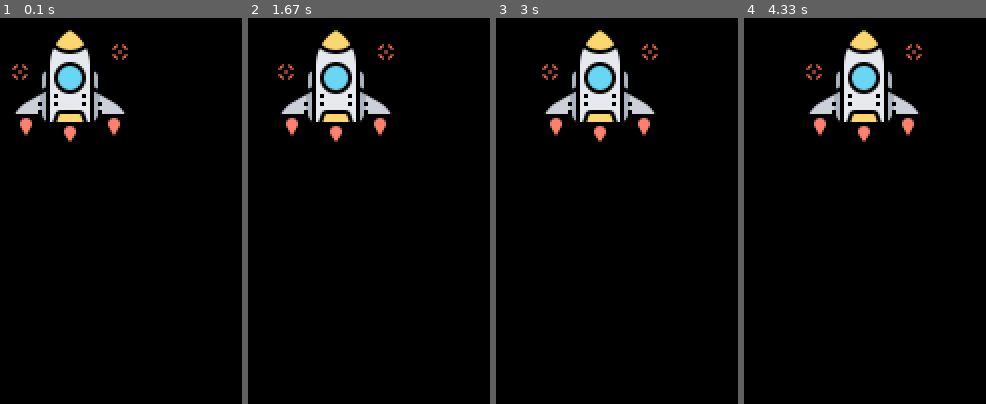
Above: before the commit, frames 1-4 (left to right).
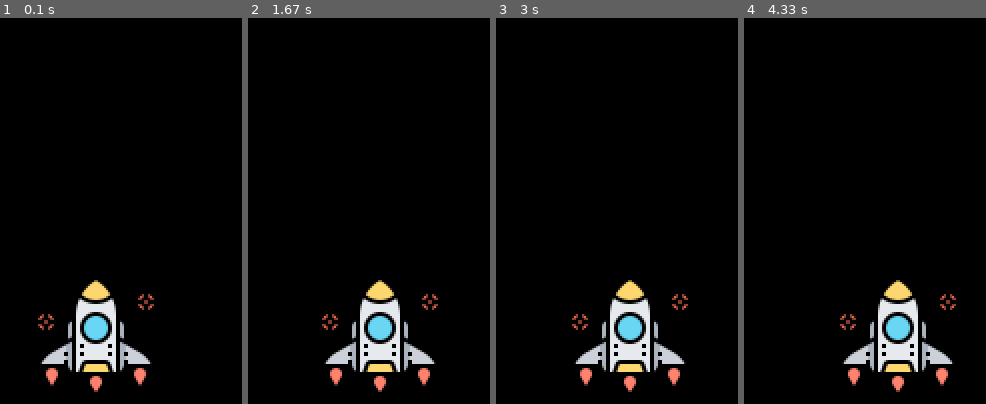
Above: after the commit, the same moments.

Repository: stephenh67/pygame_programs
Game: pygame game, started from space_invaders/si.py
The game is run twice, just before and just after one commit, with the same random seed, the same clock (stepped at 60 frames per second) and the same inputs.
Inputs:
- Up to frame 1 (0.1 s): no input
- Up to frame 2 (1.67 s): hold Right 0.33-0.8 s; hold Right 0.83-1.3 s; hold Left from 1.33 s (still down)
- Up to frame 3 (3 s): release Left at 1.87 s; hold Left 1.9-2.3 s; hold Right 2.33-2.97 s
- Up to frame 4 (4.33 s): hold Left 3-3.47 s; hold Right 3.5-3.97 s; hold Right from 4 s (still down)

The runs differ from the first frame. In frame 1, 9.7% of the frame differs, in the area x 4-64%, y 3-97%; in frame 2, 9.7%; in frame 3, 9.7%; in frame 4, 9.7%.

Commit message:
refactor screen widths

Diff:
--- a/space_invaders/si.py
+++ b/space_invaders/si.py
@@ -4,7 +4,11 @@
 pygame.init()
 
 # create the screen
-screen = pygame.display.set_mode((800, 600))
+screen_width = 800
+screen_height = 600
+player_width = 64
+
+screen = pygame.display.set_mode((screen_width, screen_height))
 
 # title and icon
 pygame.display.set_caption("Space Invaders")
@@ -18,16 +22,17 @@
 
 # player
 player_img = pygame.image.load('images/rocket.png')
-player_x = 370
-player_y = 400
-player_x_change = 5
+player_x = (screen_width - (player_width / 2)) / 2
+player_y = 525
+player_x_change = 0
+
 
 # game loop
 running = True
 while running:
 
     screen.fill((0, 0, 0))
-    player_x += 0.1
+
     for event in pygame.event.get():
         if event.type == pygame.QUIT:
             running = False
@@ -35,12 +40,14 @@
         # if keystroke is pressed check whether its right or left
         if event.type == pygame.KEYDOWN:
             if event.key == pygame.K_LEFT:
-                print("Left arrow")
+                player_x_change -= .5
             if event.key == pygame.K_RIGHT:
-                print('Right arrow')
+                player_x_change = .5
 
         if event.type == pygame.KEYUP:
             if event.key == pygame.K_LEFT or event.key == pygame.K_RIGHT:
-                print("key released")
+                player_x_change = 0
+
+    player_x += player_x_change
     player(player_x, player_y)
     pygame.display.update()
